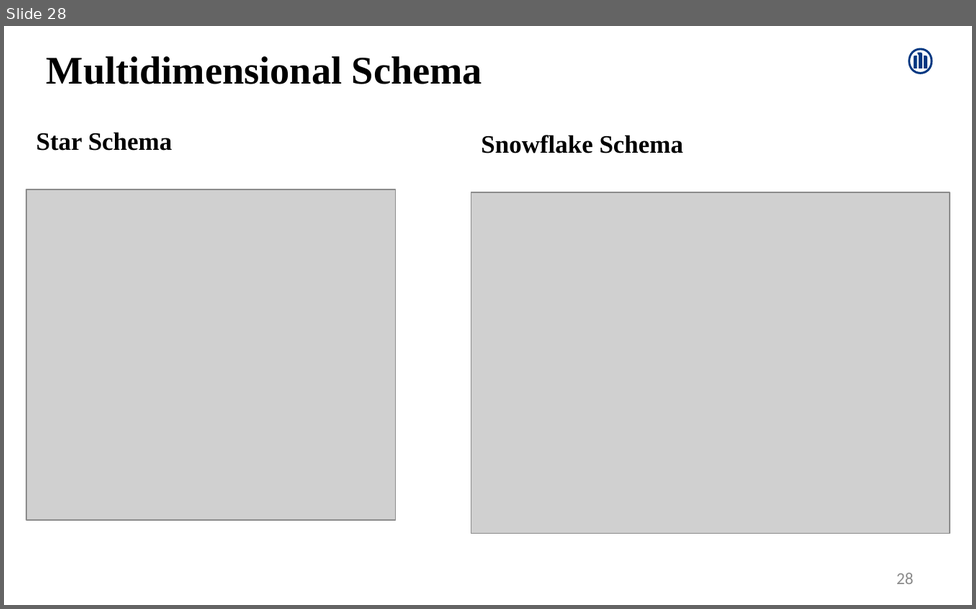
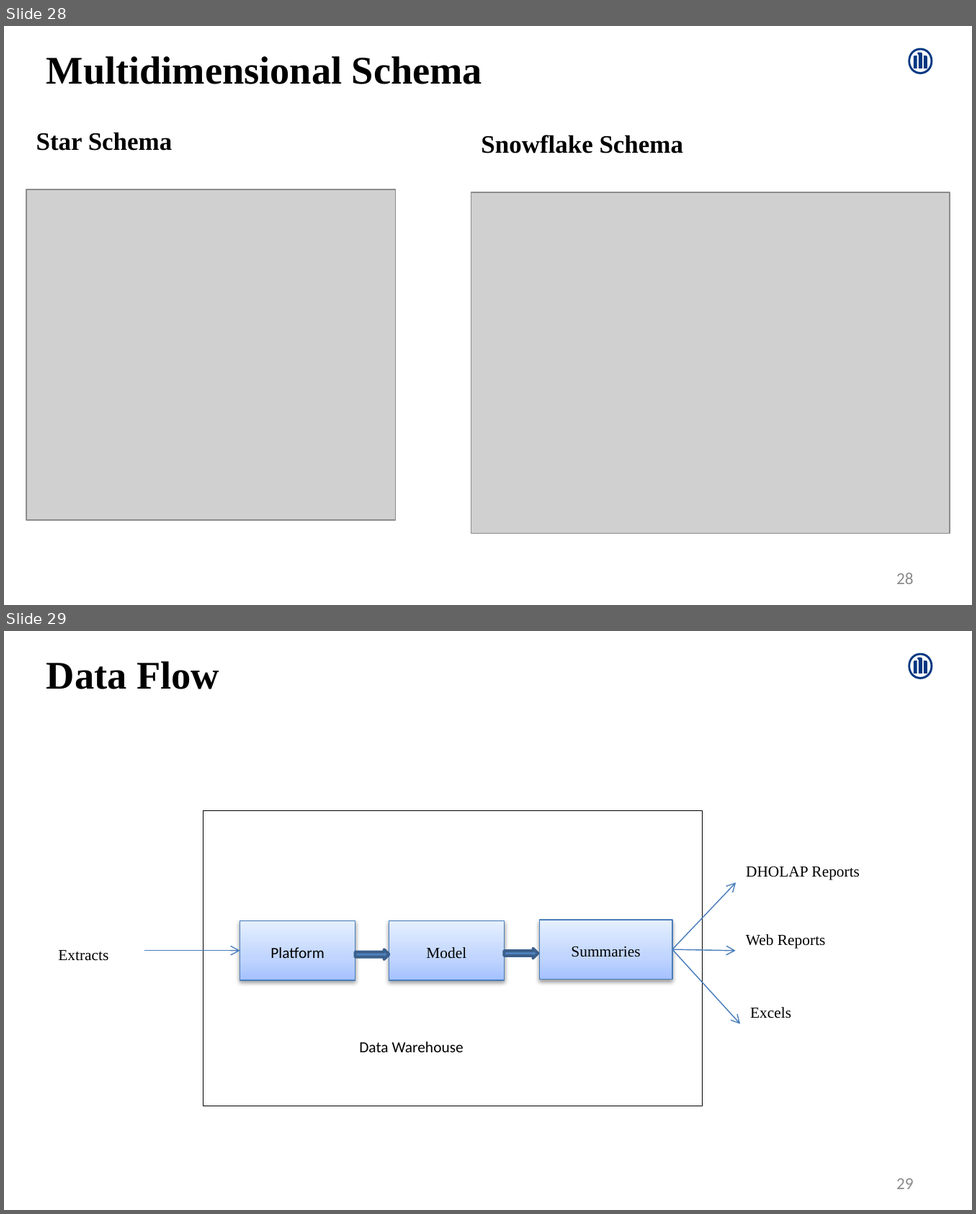
Before and after one commit to Amrutha-Mohan/UpdatedProjects, a slide deck: AmruthaMohan.pptx. Shown one above the other, each under a label of ours: slide 28 before the commit, slides 28 and 29 after it. The pictures are 976x609 and 976x1214 pixels, drawn with LibreOffice and Linux fonts; fonts in the diff are those of the drawing; grey boxes stand for pictures. Boxes give left, top, right and bottom in pixels: in the first picture for what was removed or moved away, otherwise in the second. Text is boxed around its words. In the diff, an @@ line names an element or a change of style, - is before the commit and + after.

```diff
--- a/AmruthaMohan.pptx
+++ b/AmruthaMohan.pptx
@@ slide 29 added at (x1=4, y1=631, x2=972, y2=1210), background #FFFFFF; not listed: 1 template element that a slide beside it also shows @@
@@ text added at (x1=46, y1=661, x2=219, y2=689), 28 pt, text #000000, bold @@
+Data Flow
@@ group added at (x1=49, y1=810, x2=923, y2=1106): 9 rectangles, 4 arrows, 2 right arrows @@
+Platform
+Model
+Summaries
+Data Warehouse
+Extracts
+DHOLAP Reports
+Web Reports
+Excels
@@ page number added at (x1=896, y1=1178, x2=913, y2=1189), 12 pt, text #8C8C8C @@
+29
```
Also in this commit, not shown: 2 slides changed.
